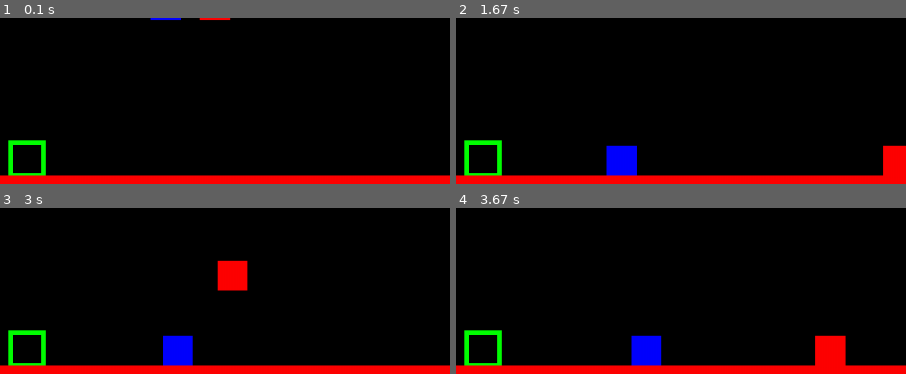
Above: before the commit, frames 1-4 (two rows, left to right).
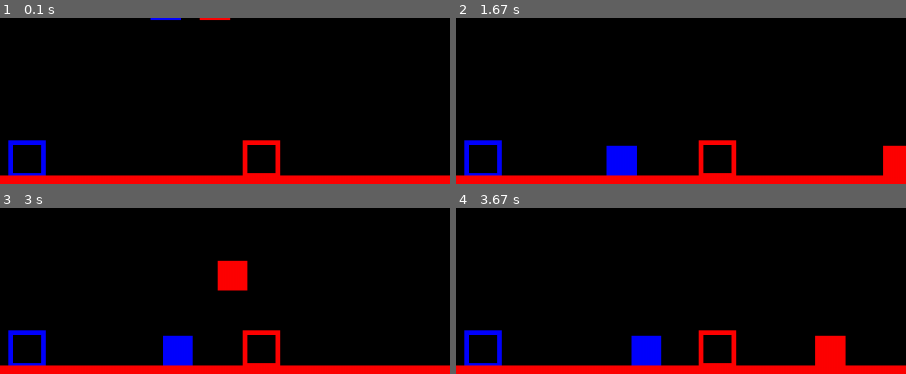
Above: after the commit, the same moments.

Repository: EvannBerthou/PygamePlatformer
Game: pygame game, started from main.py
The game is run twice, just before and just after one commit, with the same random seed, the same clock (stepped at 60 frames per second) and the same inputs.
Inputs:
- Up to frame 1 (0.1 s): no input
- Up to frame 2 (1.67 s): hold Right 0.33-0.8 s; hold Up 0.83-1.13 s; hold Right 1.17-1.63 s
- Up to frame 3 (3 s): hold Left 1.67-2.2 s; tap D at 1.82 s; hold Left 2.23-2.63 s; hold Up from 2.67 s (still down)
- Up to frame 4 (3.67 s): release Up at 3.03 s; hold Right from 3.07 s (still down); tap D at 3.22 s
The pictures show only the part of the screen within x 4-54%, y 10-60%; the shares and areas given below are measured in that part.

The runs differ from the first frame. In frame 1, 1.6% of the frame differs, in the area x 1-63%, y 73-96%; in frame 2, 1.6%; in frame 3, 1.6%; in frame 4, 1.6%.

Commit message:
(#89) Door color is based on its player_id

Diff:
--- a/Door.py
+++ b/Door.py
@@ -14,12 +14,12 @@
                 # BOTTOM
                 ((self.rect[0],self.rect[1]+self.rect[3]), (self.rect[0]+self.rect[2],self.rect[1]+self.rect[3]))
         ]
-    def __init__(self, x,y,w,h, color = (0,255,0)):
+    def __init__(self, x,y,w,h, player_id):
         self.rect = pygame.Rect(x,y,w,h)
-        self.color = color
+        self.player_id = player_id
+        self.color = (255,0,0) if self.player_id == 1 else (0,0,255)
         self.collide = False
         self.border = 10
-        self.player_id = 0
         self.lines = self.get_lines()
 
     def draw(self, surface, camera = None):
@@ -43,7 +43,7 @@
             camera.draw_line(surface, color, pt[0], pt[1], self.border)
 
     def has_collision(self, player_id):
-        return self.player_id == player_id
+        return not self.player_id == player_id
 
     def get_properties(self):
         return ["ColorPicker", "Player_Id"]
--- a/main.py
+++ b/main.py
@@ -23,7 +23,8 @@
         self.colliders = [
                 Wall(-10,0,10,DESING_H), #MUR GAUCHE
                 Wall(DESING_W,0,20,DESING_H), #MUR DROIT
-                Door(100, DESING_H - 372,70,70),
+                Door(100, DESING_H - 372,70,70, 0),
+                Door(600, DESING_H - 372,70,70, 1),
                 self.sol]
 
         self.clock = pygame.time.Clock()
